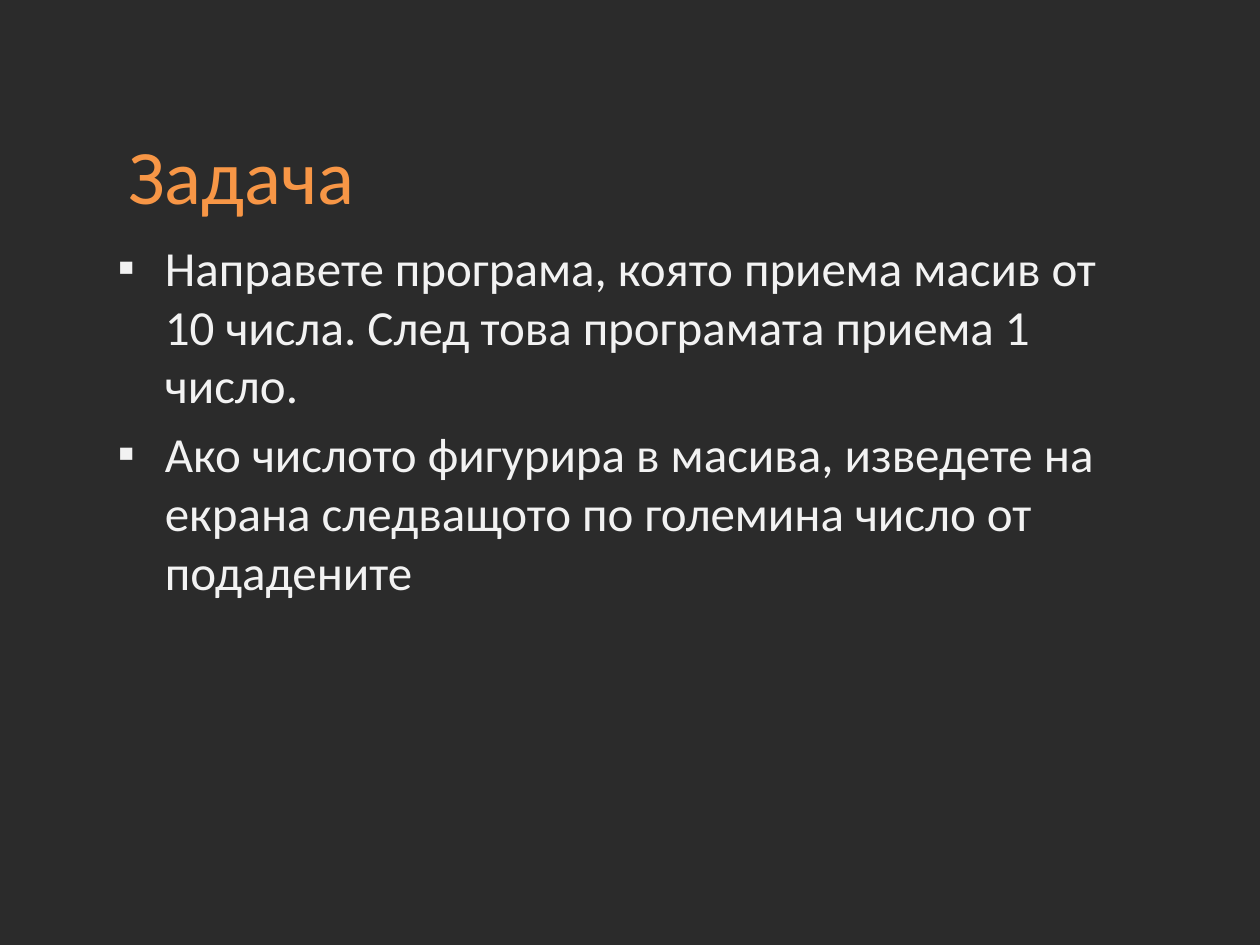
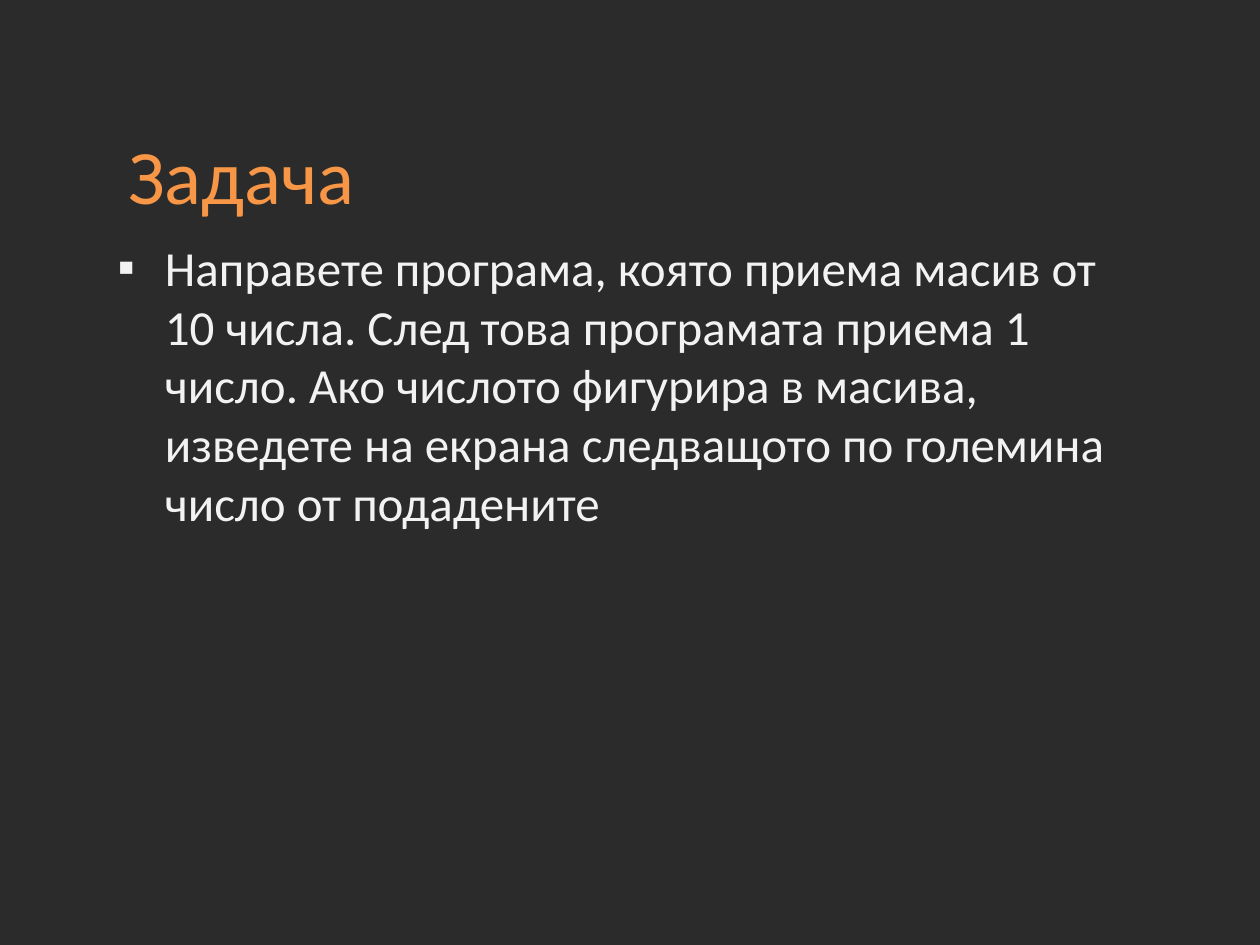
Before and after one commit to Academy-Soft-Intellect/Dot-Net-Course, a slide deck: slide 14 of 12-Algorithms.pptx. Drawn at 1260x945 pixels with LibreOffice and Linux fonts; fonts in the diff are those of the drawing; background and template pictures are left out; a plain dark background stands for a picture behind light text. Boxes give left, top, right and bottom in pixels: in the first picture for what was removed or moved away, otherwise in the second. Text is boxed around its words. In the diff, an @@ line names an element or a change of style, - is before the commit and + after.

```diff
--- a/12-Algorithms.pptx
+++ b/12-Algorithms.pptx
@@ text at box(165, 254, 1104, 529): text changed @@
-▪ Направете програма, която приема масив от 10 числа. След това програмата приема 1 число.
-▪ Ако числото фигурира в масива, изведете на екрана следващото по големина число от подадените
+▪ Направете програма, която приема масив от 10 числа. След това програмата приема 1 число. Ако числото фигурира в масива, изведете на екрана следващото по големина число от подадените
```
Also in this commit, not shown: 2 other slides changed, 1 slide added, 1 other file.
